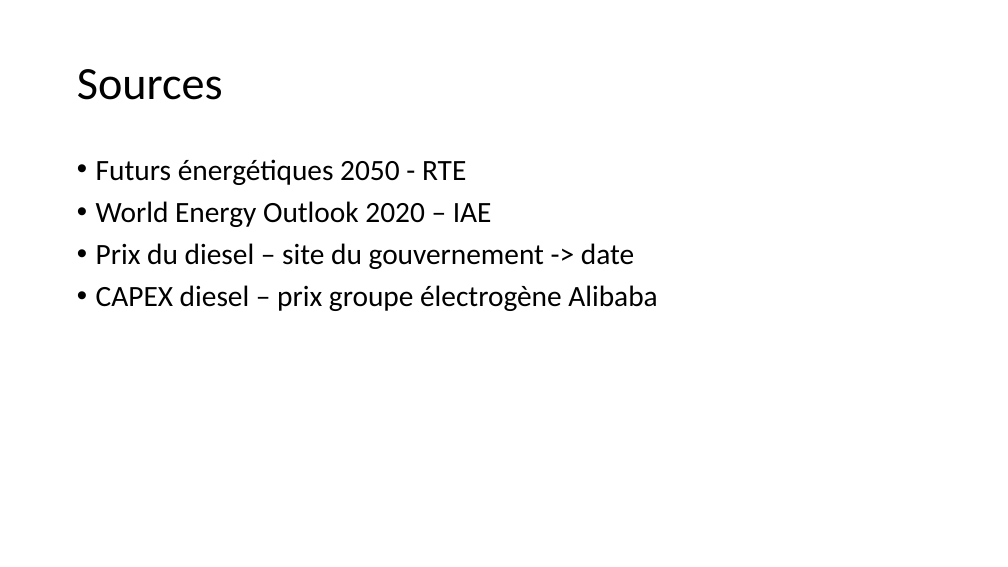
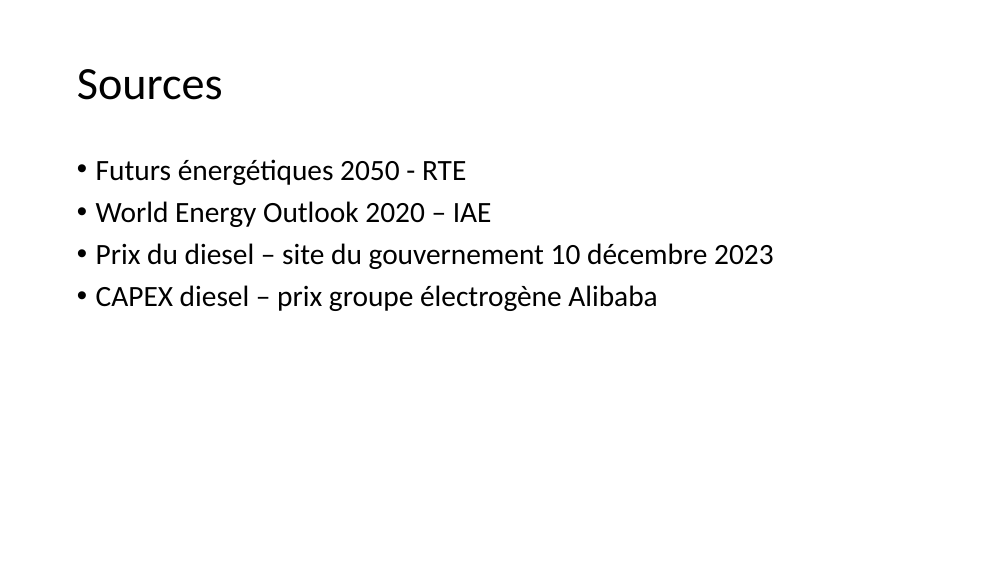
Before and after one commit to cledat/Projet-EA314, a slide deck: slide 13 of rapport.pptx (slide 4 before the commit). Drawn at 1008x567 pixels with LibreOffice and Linux fonts; fonts in the diff are those of the drawing. Boxes give left, top, right and bottom in pixels: in the first picture for what was removed or moved away, otherwise in the second. Text is boxed around its words. In the diff, an @@ line names an element or a change of style, - is before the commit and + after.

```diff
--- a/rapport.pptx
+++ b/rapport.pptx
@@ text at <box>96,243,774,269</box>: text changed @@
-• Prix du diesel – site du gouvernement -> date
+• Prix du diesel – site du gouvernement 10 décembre 2023
```
Also in this commit, not shown: 3 other slides changed, 6 slides added, 1 other file.
